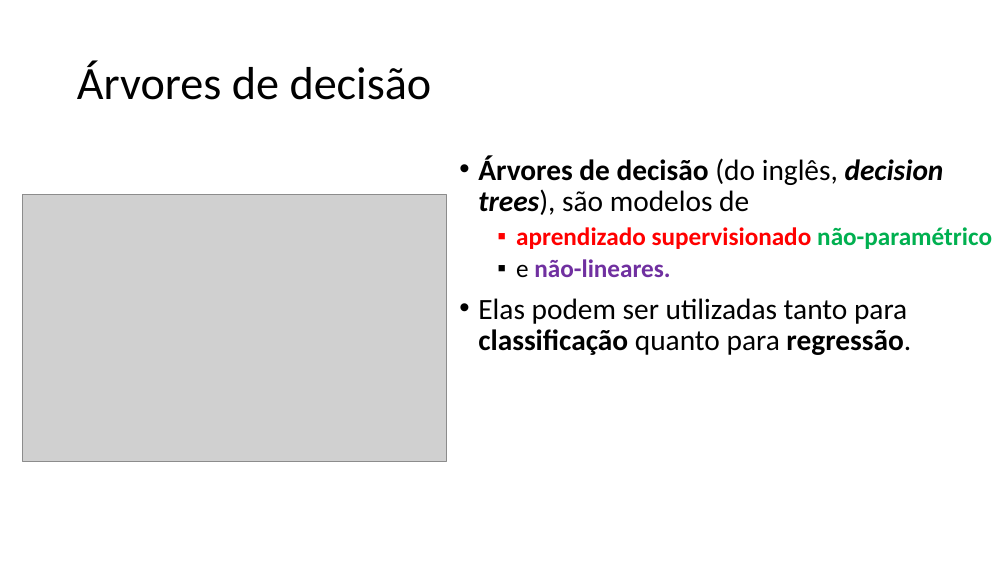
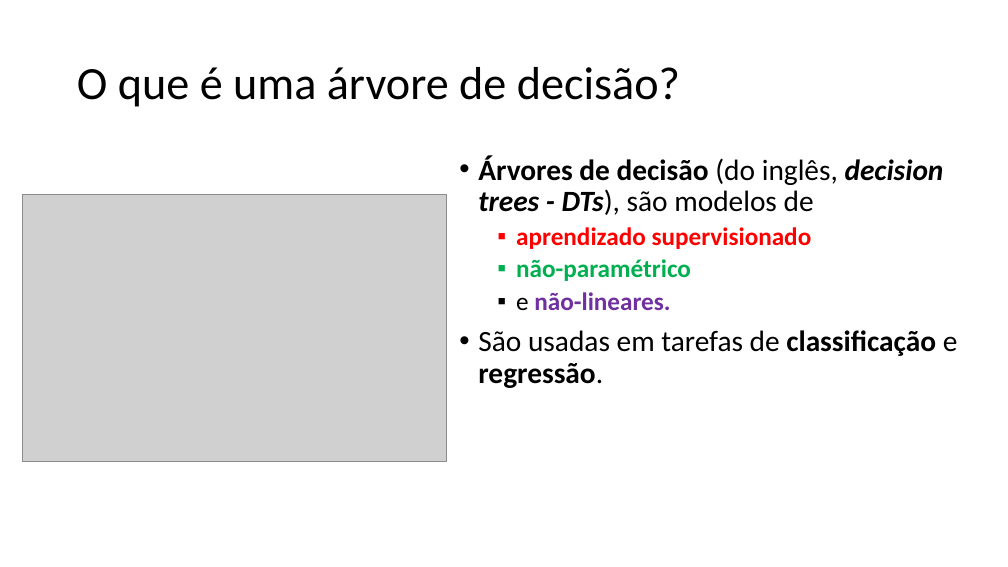
Before and after one commit to zz4fap/c24_inteligencia_artificial, a slide deck: slide 3 of slides/C24_Árvores_de_decisão.pptx. Drawn at 1008x567 pixels with LibreOffice and Linux fonts; fonts in the diff are those of the drawing; grey boxes stand for pictures. Boxes give left, top, right and bottom in pixels: in the first picture for what was removed or moved away, otherwise in the second. Text is boxed around its words. In the diff, an @@ line names an element or a change of style, - is before the commit and + after.

```diff
--- a/slides/C24_Árvores_de_decisão.pptx
+++ b/slides/C24_Árvores_de_decisão.pptx
@@ title at (77,67,680,107): text changed @@
-Árvores de decisão
+O que é uma árvore de decisão?
@@ text at (478,155,944,281): text changed @@
-• Árvores de decisão (do inglês, decision trees), são modelos de
-  ▪ aprendizado supervisionado não-paramétrico
+• Árvores de decisão (do inglês, decision trees - DTs), são modelos de
+  ▪ aprendizado supervisionado
+  ▪ não-paramétrico
@@ text at (478,330,958,388): text changed @@
-• Elas podem ser utilizadas tanto para classificação quanto para regressão.
+• São usadas em tarefas de classificação e regressão.
```
Also in this commit, not shown: 7 other slides changed, 3 slides added, 2 slides removed.
